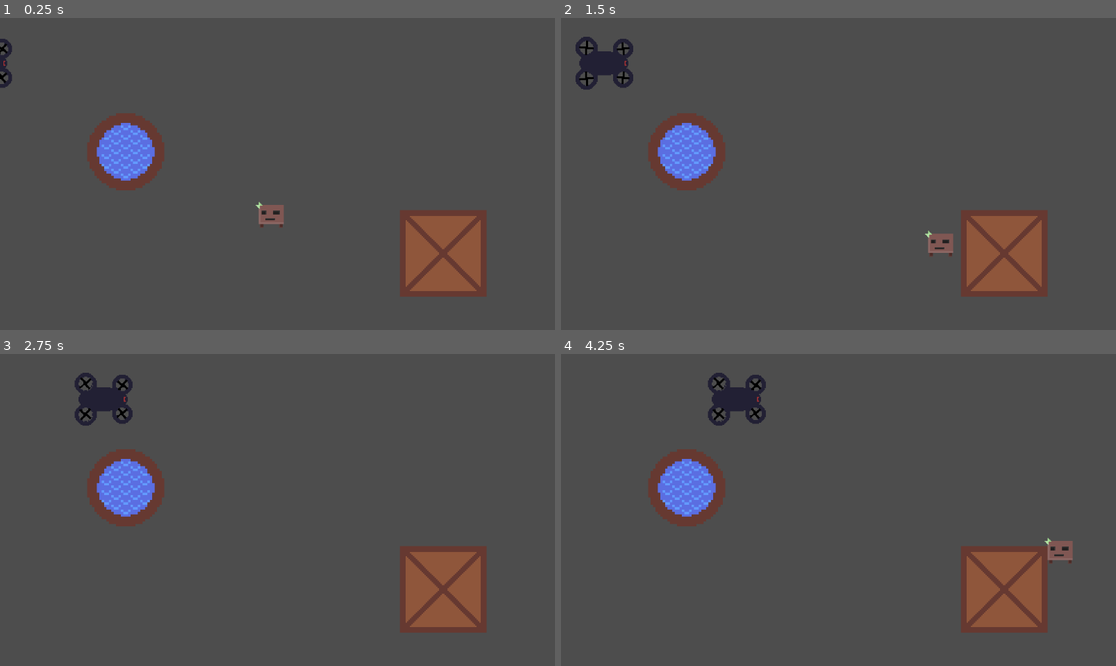
Above: before the commit, frames 1-4 (two rows, left to right).
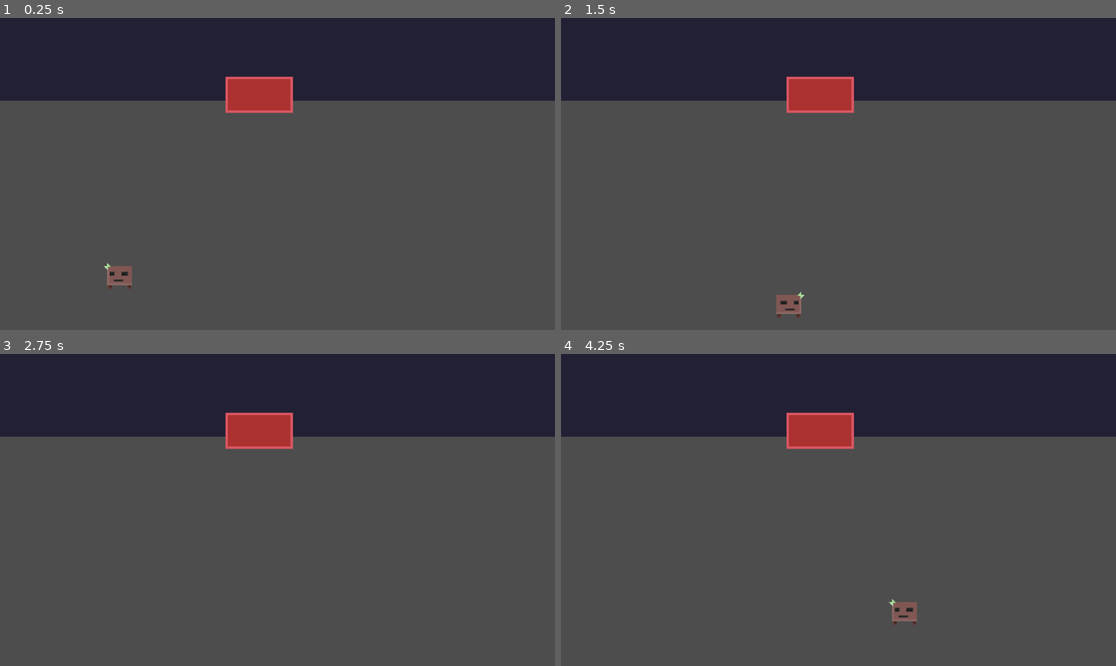
Above: after the commit, the same moments.

Repository: Fireball9670/Jump-and-Run
Game: Godot game, scene res://scenes/levels/level.tscn
Same seed, same stepped clock (60 frames per second), same inputs: the game is played once before the commit and once after it.
Inputs (mouse positions are in pixels of both pictures, inside the frame that each line leads up to):
- Up to frame 1 (0.25 s): no input
- Up to frame 2 (1.5 s): move the mouse to (960, 158) at 0.52 s; press the mouse at (960, 158) at 0.53 s; hold D (right) 0.53-1.28 s; move the mouse to (727, 189) at 1.27 s; release the mouse at (727, 189) at 1.28 s; hold Down (down) from 1.28 s (still down); click (727, 189) at 1.35 s
- Up to frame 3 (2.75 s): move the mouse to (333, 441) at 2.02 s; release Down (down) at 2.03 s; hold D (right) from 2.03 s (still down); hold Right mouse button (secondary) from 2.03 s (still down); click (333, 441) at 2.3 s
- Up to frame 4 (4.25 s): move the mouse to (810, 572) at 2.77 s; release D (right) at 2.78 s; release Right mouse button (secondary) at 2.78 s; hold Up (up) 2.78-3.53 s; click (810, 572) at 2.85 s; move the mouse to (1005, 556) at 3.52 s; press the mouse at (1005, 556) at 3.53 s; hold Left (left) from 3.53 s (still down)

The runs differ from the first frame. In frame 1, 34% of the frame differs, in the area x 0-100%, y 0-90%; in frame 2, 34%; in frame 3, 33%; in frame 4, 34%.

Commit message:
custom signals

Diff:
--- a/scenes/enemies/drone.gd
+++ b/scenes/enemies/drone.gd
@@ -1,4 +1,4 @@
-extends Node2D
+extends CharacterBody2D
 
 
 # Called when the node enters the scene tree for the first time.
@@ -9,8 +9,12 @@
 
 
 # Called every frame. 'delta' is the elapsed time since the previous frame.
-func _process(delta):
-	position.x += 100 * delta
+func _process(_delta):
+	#direction
+	var direction = Vector2.RIGHT
 
-	if(position.x > 1215):
-		position.x = -60
+	#velocity
+	velocity = direction * 200
+
+	#move and slide
+	move_and_slide()
--- a/scenes/enemies/drone.tscn
+++ b/scenes/enemies/drone.tscn
@@ -17,9 +17,8 @@
 "speed": 12.0
 }]
 
-[sub_resource type="CapsuleShape2D" id="CapsuleShape2D_w2087"]
-radius = 13.0
-height = 50.0
+[sub_resource type="RectangleShape2D" id="RectangleShape2D_xhiou"]
+size = Vector2(25, 51)
 
 [node name="Node2D" type="CharacterBody2D"]
 
@@ -28,7 +27,8 @@
 sprite_frames = SubResource("SpriteFrames_twskr")
 animation = &"flying"
 autoplay = "flying"
-frame_progress = 0.670648
+frame_progress = 0.837299
 
 [node name="CollisionShape2D" type="CollisionShape2D" parent="."]
-shape = SubResource("CapsuleShape2D_w2087")
+position = Vector2(-0.5, 0.5)
+shape = SubResource("RectangleShape2D_xhiou")
--- /dev/null
+++ b/scenes/gate.gd
@@ -0,0 +1,6 @@
+extends StaticBody2D
+
+signal player_entered_gate(body)
+
+func _on_area_2d_body_entered(body):
+	player_entered_gate.emit(body)
--- /dev/null
+++ b/scenes/gate.tscn
@@ -0,0 +1,28 @@
+[gd_scene load_steps=4 format=3 uid="uid://bu434yn35pvvk"]
+
+[ext_resource type="Script" path="res://scenes/gate.gd" id="1_1guro"]
+[ext_resource type="Texture2D" uid="uid://bwyg4nt82r14q" path="res://resources/Entrance.png" id="1_raevi"]
+
+[sub_resource type="RectangleShape2D" id="RectangleShape2D_3tnbm"]
+size = Vector2(130, 65)
+
+[node name="Gate" type="StaticBody2D"]
+script = ExtResource("1_1guro")
+
+[node name="Entrance" type="Sprite2D" parent="."]
+position = Vector2(573, 47)
+scale = Vector2(5, 5)
+texture = ExtResource("1_raevi")
+
+[node name="CollisionPolygon2D" type="CollisionPolygon2D" parent="."]
+position = Vector2(-20.5, -51.5)
+scale = Vector2(3.05, 6.15)
+polygon = PackedVector2Array(-10.3279, -10, -10.3279, 36.3415, 160.164, 36.3415, 160.164, 28.2114, 206.066, 28.2114, 206.066, 36.3415, 399.508, 36.3415, 399.508, -10)
+
+[node name="Area2D" type="Area2D" parent="."]
+
+[node name="CollisionShape2D" type="CollisionShape2D" parent="Area2D"]
+position = Vector2(538, 159.5)
+shape = SubResource("RectangleShape2D_3tnbm")
+
+[connection signal="body_entered" from="Area2D" to="." method="_on_area_2d_body_entered"]
--- a/scenes/levels/level.gd
+++ b/scenes/levels/level.gd
@@ -8,3 +8,7 @@
 
 func _process(_delta):
 	pass
+
+
+func _on_gate_player_entered_gate(body):
+	print(body)
--- a/scenes/levels/level.tscn
+++ b/scenes/levels/level.tscn
@@ -1,29 +1,15 @@
-[gd_scene load_steps=8 format=3 uid="uid://5xv3ll6inl08"]
+[gd_scene load_steps=4 format=3 uid="uid://5xv3ll6inl08"]
 
 [ext_resource type="Script" path="res://scenes/levels/level.gd" id="1_8seop"]
+[ext_resource type="PackedScene" uid="uid://bu434yn35pvvk" path="res://scenes/gate.tscn" id="2_5dniu"]
 [ext_resource type="PackedScene" uid="uid://kja8tl4wl0av" path="res://scenes/player/player.tscn" id="2_hnri6"]
-[ext_resource type="Script" path="res://scenes/player/player.gd" id="5_7gluf"]
-[ext_resource type="PackedScene" uid="uid://bkror41535c7h" path="res://scenes/barrel.tscn" id="5_vgjwo"]
-[ext_resource type="PackedScene" uid="uid://c0fyu0uth7kw5" path="res://scenes/crate.tscn" id="6_3ngjb"]
-[ext_resource type="PackedScene" uid="uid://cix1s0wmmtct0" path="res://scenes/enemies/drone.tscn" id="6_6wcbs"]
-[ext_resource type="Script" path="res://scenes/enemies/drone.gd" id="7_w1wko"]
 
 [node name="Level" type="Node2D"]
 script = ExtResource("1_8seop")
 
-[node name="Crate" parent="." instance=ExtResource("6_3ngjb")]
-position = Vector2(920, 489)
-
-[node name="Barrel" parent="." instance=ExtResource("5_vgjwo")]
-position = Vector2(261, 278)
-scale = Vector2(5, 5)
+[node name="Gate" parent="." instance=ExtResource("2_5dniu")]
 
 [node name="Player" parent="." instance=ExtResource("2_hnri6")]
-position = Vector2(563, 410)
-script = ExtResource("5_7gluf")
+position = Vector2(248, 537)
 
-[node name="Drone" parent="." instance=ExtResource("6_6wcbs")]
-position = Vector2(-60, 170)
-rotation = 1.5708
-scale = Vector2(2, 2)
-script = ExtResource("7_w1wko")
+[connection signal="player_entered_gate" from="Gate" to="." method="_on_gate_player_entered_gate"]
--- a/scenes/player/player.gd
+++ b/scenes/player/player.gd
@@ -1,4 +1,6 @@
 extends CharacterBody2D
+
+var can_fire: bool = true
 
 func _process(_delta):
 
@@ -6,15 +8,24 @@
 	var modifier = 1
 
 		# fireball thrower
-	if(Input.is_action_pressed("primary")):
+	if(Input.is_action_pressed("primary")) and can_fire == true:
 		print("fire")
+		can_fire = false
+		$Timer.start()
 
 	if(Input.is_action_pressed("secondary")):
 		print("run")
 		modifier = 2
 
-
 	# input
 	var direction = Input.get_vector("left","right","up","down")
 	velocity = direction * speed * modifier
 	move_and_slide()
+
+	if(direction.x > 0):
+		$PlayerImage.flip_h = true
+	elif(direction.x < 0):
+		$PlayerImage.flip_h = false
+
+func _on_timer_timeout():
+	can_fire = true
--- a/scenes/player/player.tscn
+++ b/scenes/player/player.tscn
@@ -1,5 +1,6 @@
-[gd_scene load_steps=10 format=3 uid="uid://kja8tl4wl0av"]
+[gd_scene load_steps=11 format=3 uid="uid://kja8tl4wl0av"]
 
+[ext_resource type="Script" path="res://scenes/player/player.gd" id="1_1c2fn"]
 [ext_resource type="Texture2D" uid="uid://ds1bo85ney8vv" path="res://resources/Fireball_0001.png" id="2_kslmi"]
 [ext_resource type="Texture2D" uid="uid://5v77bsyxxve" path="res://resources/Fireball_0002.png" id="3_kh850"]
 [ext_resource type="Texture2D" uid="uid://c3krx4g2tsa0a" path="res://resources/Fireball_0003.png" id="4_0sk0y"]
@@ -45,6 +46,7 @@
 radius = 26.0192
 
 [node name="Player" type="CharacterBody2D"]
+script = ExtResource("1_1c2fn")
 
 [node name="PlayerImage" type="AnimatedSprite2D" parent="."]
 position = Vector2(0, -6)
@@ -62,3 +64,9 @@
 
 [node name="CollisionShape2D" type="CollisionShape2D" parent="."]
 shape = SubResource("CircleShape2D_x7c1y")
+
+[node name="Timer" type="Timer" parent="."]
+wait_time = 0.5
+one_shot = true
+
+[connection signal="timeout" from="Timer" to="." method="_on_timer_timeout"]
Binary file added: resources/Entrance.png
Not shown, added: resources/Entrance.png.import
